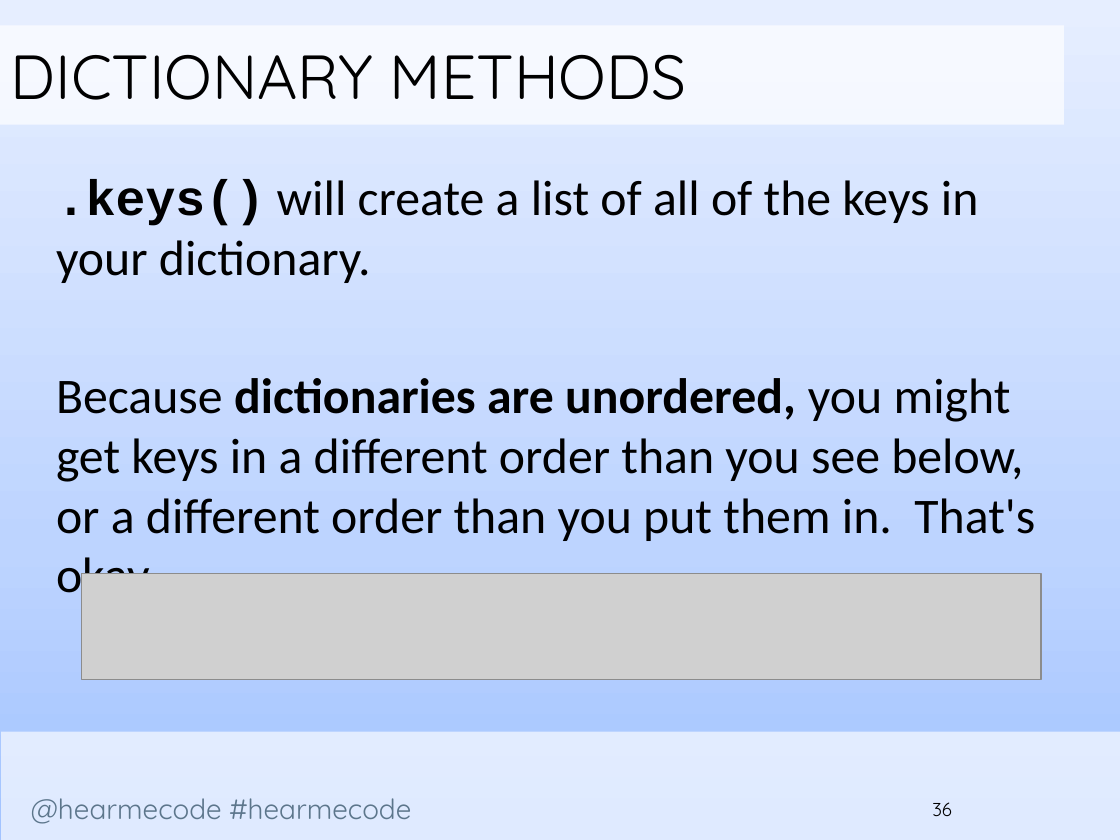
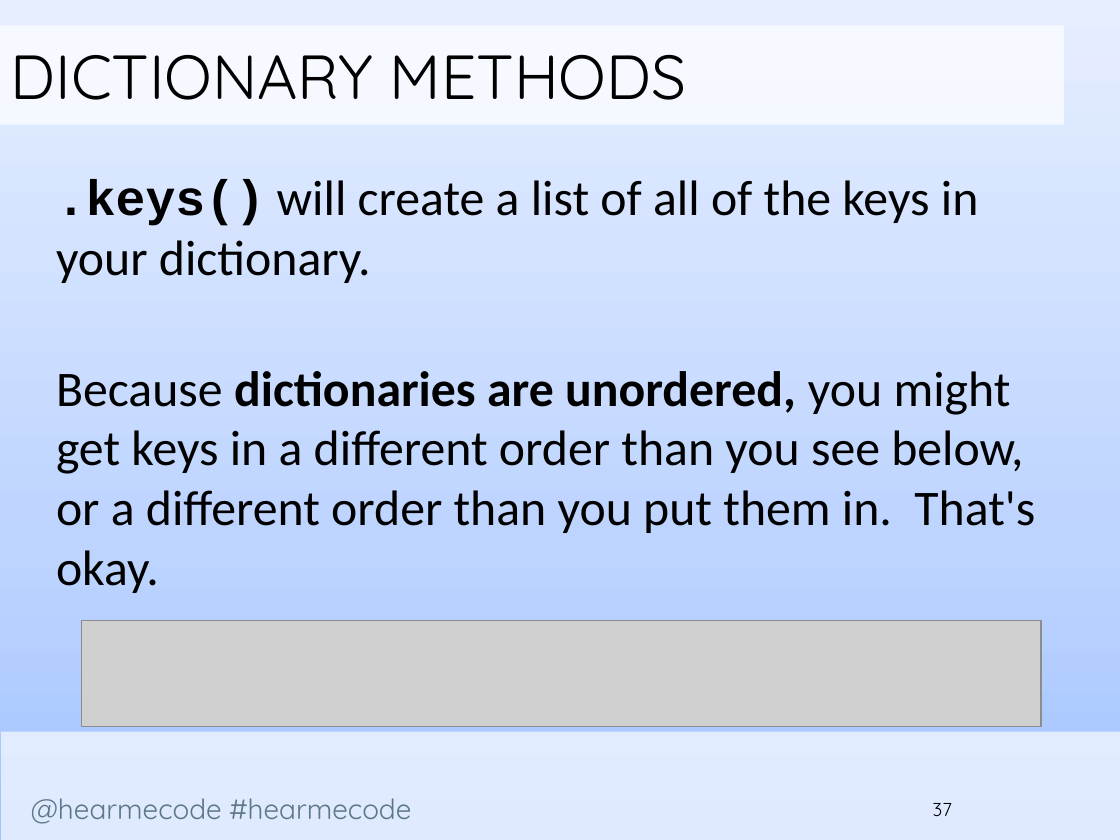
Before and after one commit to codelikeagirlcny/python-lessons-cny, a slide deck: slide 37 of slides/Lesson 3/Hear Me Code - File Handling and Dictionaries.pptx (slide 36 before the commit). Drawn at 1120x840 pixels with LibreOffice and Linux fonts; fonts in the diff are those of the drawing; grey boxes stand for pictures; background and template pictures are left out. Boxes give left, top, right and bottom in pixels: in the first picture for what was removed or moved away, otherwise in the second. Text is boxed around its words. In the diff, an @@ line names an element or a change of style, - is before the commit and + after.

```diff
--- a/slides/Lesson 3/Hear Me Code - File Handling and Dictionaries.pptx
+++ b/slides/Lesson 3/Hear Me Code - File Handling and Dictionaries.pptx
@@ text ".keys() will create a list ..." rewrapped from [56, 179, 1035, 605] to [56, 179, 1035, 593] @@
@@ picture: place and size @@
-picture at [82, 573, 1042, 679]
+picture at [82, 620, 1042, 726]
@@ page number at [933, 803, 952, 817]: text changed @@
-36
+37
```
Also in this commit, not shown: 23 other slides changed, 1 slide added, 1 other file.
